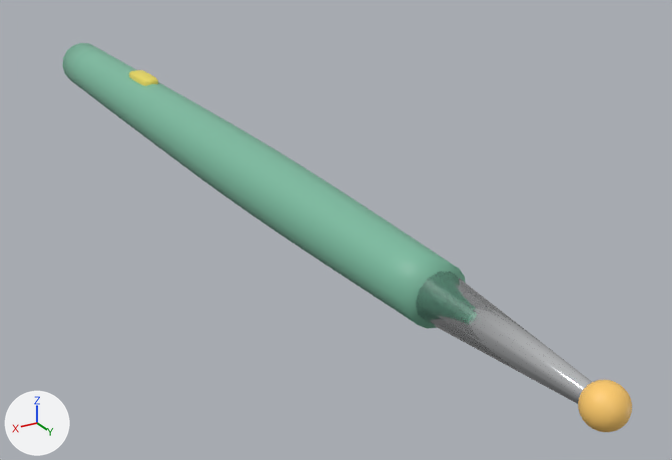
A saved change to the glTF model assets/models/tools/cautery.glb.
Rendered twice from a 50 mm lens placed at (0.0735, 0.2221, 0.0612), pointed at (-0.0141, 0.0761, -0.0118). Lighting does not change. The marker at lower left points along +X, +Y and +Z. The first picture is the older version.

Objects in the first picture: 'Body', 'Glow', 'Tip' and 1 more.
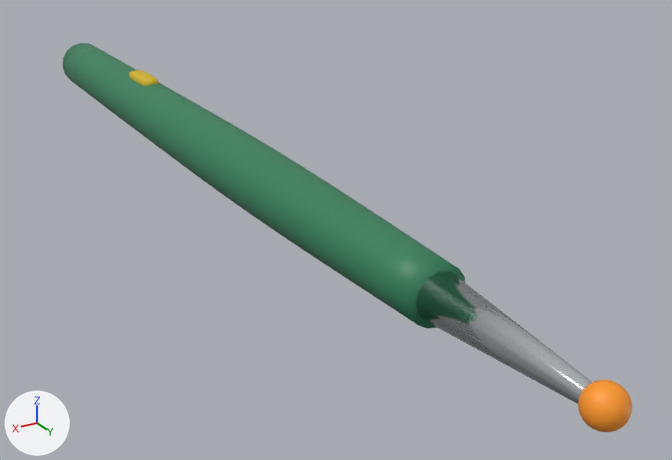
Boxes (x1, y1, x2, y2) around the edits, measured in the pictures (672 x 460 px):
```json
{"object": "Body", "change": "recoloured", "before": [63, 43, 466, 328], "after": [63, 43, 466, 328], "on screen": "darker"}
{"object": "Glow", "change": "recoloured", "before": [578, 380, 632, 432], "after": [578, 380, 632, 432]}
```

The change, as JSON lines over the scene's bpy script:
```json
{"op": "set", "path": "mat_green_plastic.base_color", "old": "(0.2, 0.498, 0.349)", "new": "(0.0314, 0.216, 0.102)", "note": "green #7cbb9f -> green #32805a"}
{"op": "set", "path": "mat_flame.base_color", "old": "(1.0, 0.6, 0.149)", "new": "(1.0, 0.318, 0.0196)", "note": "orange #ffcb6c -> orange #ff9926"}
```
